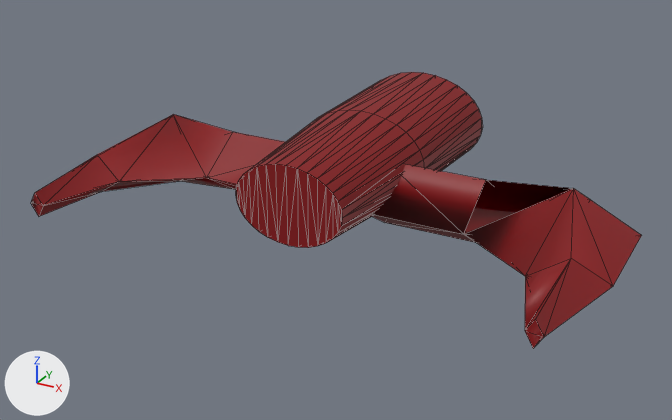
One commit to the OBJ model src/main/resources/assets/beycraft/models/launchers/dual_launcher/grab_part.obj: the scene before it, then after it.
Rendered twice from a 50 mm lens placed at (0.227, -0.887, 0.397), pointed at (0.004, -0.482, 0.195). The axes (+X, +Y, +Z) are drawn at lower left. The lights are the same throughout. Mesh edges are drawn as thin lines. Where no turn or scale is listed for an object, it has been applied to the vertices. Vertices at the same position are counted once.
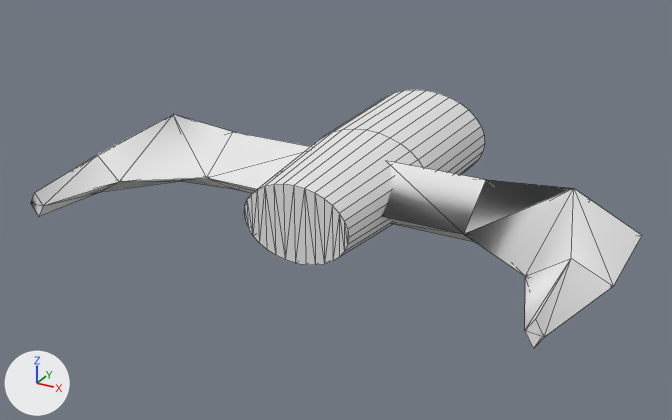
Pixel boxes [x1, y1, x2, y2] of what changed, in the pictures (672 x 420 px):
'Cylinder.009', reshaped: before [236, 72, 482, 248]; after [244, 90, 485, 265]
part 2 of me_plane_011, recoloured (red to white): [31, 114, 642, 348] in both

The change in detail:
Material 'bb.002' (mat_bb_002) is new.
Its base color is (0.8, 0.8, 0.8) (white #e7e7e7).
Its roughness is 1.0.
me_cylinder_009 is used by ob_cylinder_009; location (0.0, 0.0, 0.0).
me_cylinder_009 had 96 vertices, 188 faces and spanned x -0.034..0.046, y -0.533..-0.373, z 0.189..0.245.
me_cylinder_009 no longer uses material mat_bb_001 (red #88030a).
me_cylinder_009 now has 96 vertices, 95 faces and spans x -0.032..0.047, y -0.53..-0.371, z 0.178..0.234.
me_cylinder_009 part 1: the whole mesh is rebuilt.
me_cylinder_009 now uses material mat_bb_002 (white #e7e7e7).
me_plane_011 has 44 vertices, 112 faces and spans x -0.143..0.161, y -0.57..-0.432, z 0.185..0.228.
me_plane_011 is used by ob_plane_011; location (0.0, 0.0, 0.0).
me_plane_011 part 2: 112 faces spanning x -0.143..0.161, y -0.57..-0.432, z 0.185..0.228 switch from mat_bb_001 (red #88030a) to mat_bb_002 (white #e7e7e7).
